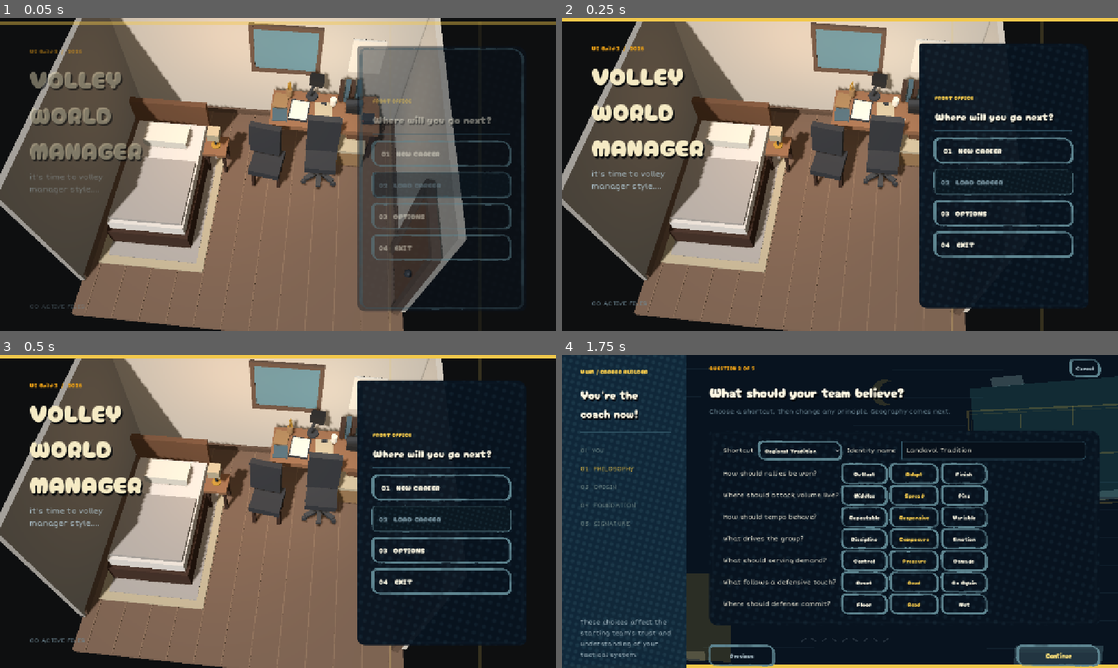
Above: before the commit, frames 1-4 (two rows, left to right).
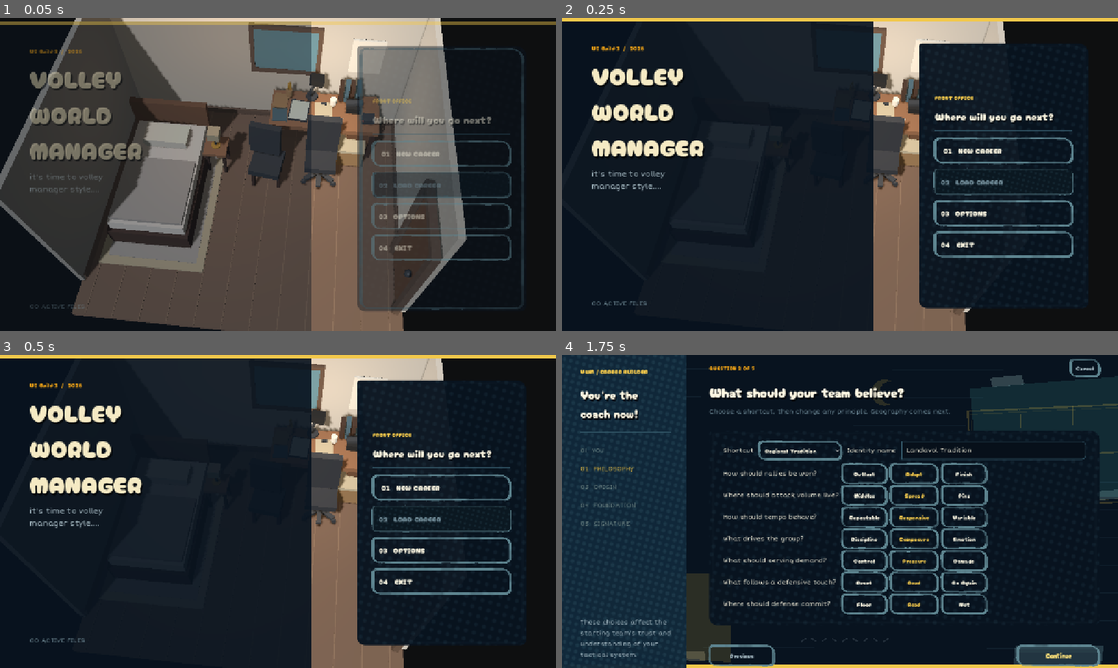
Above: after the commit, the same moments.

Repository: iracarranza/volley-world-manager
Game: Godot game, scene res://scenes/application.tscn
Same seed, same stepped clock (60 frames per second), same inputs: the game is played once before the commit and once after it.
Inputs:
- Up to frame 1 (0.05 s): no input
- Up to frame 2 (0.25 s): no input
- Up to frame 3 (0.5 s): no input
- Up to frame 4 (1.75 s): click "01 NEW CAREER" at 0.5 s; click "Continue" at 1.25 s

The runs differ from the first frame. In frame 1, 42% of the frame differs, in the area x 0-56%, y 1-100%; in frame 2, 45%, in the area x 0-87%, y 1-100%; in frame 3, 45%; in frame 4, nothing differs.
Error before the commit: Invalid assignment of property or key 'visible' with value of type 'bool' on a base object of type 'null instance'. (res://scenes/screens/title_screen.gd:59)

Commit message:
Fix live title legacy backdrop lookup

Diff:
--- a/scenes/screens/title_screen.gd
+++ b/scenes/screens/title_screen.gd
@@ -52,12 +52,7 @@
 func _install_live_office_overlay() -> void:
 	# No second title-room representation. The persistent OfficeShell is already
 	# underneath this Control in Application. Everything here is UI laid over it.
-	if desk_surface != null:
-		desk_surface.visible = false
-	%Background.visible = false
-	%CourtBand.visible = false
-	%CourtLineA.visible = false
-	%CourtLineB.visible = false
+	_hide_legacy_backdrop()
 	_brand_veil = ColorRect.new()
 	_brand_veil.name = "BrandVeil"
 	_brand_veil.mouse_filter = Control.MOUSE_FILTER_IGNORE
@@ -73,13 +68,20 @@
 
 
 func enforce_live_office_overlay() -> void:
+	_hide_legacy_backdrop()
+	_apply_overlay_palette()
+
+
+func _hide_legacy_backdrop() -> void:
+	# CourtLineA/B predate the live-office title and are ordinary child nodes, not
+	# unique-name nodes. Address them by their stable local paths rather than `%`
+	# so loading the real Application does not emit Node-not-found errors.
 	if desk_surface != null:
 		desk_surface.visible = false
-	%Background.visible = false
-	%CourtBand.visible = false
-	%CourtLineA.visible = false
-	%CourtLineB.visible = false
-	_apply_overlay_palette()
+	for path in ["Background", "CourtBand", "CourtLineA", "CourtLineB"]:
+		var legacy := get_node_or_null(path) as CanvasItem
+		if legacy != null:
+			legacy.visible = false
 
 
 func refresh_saves() -> void:
@@ -89,7 +91,7 @@
 		save_list.add_item("%s  /  %s" % [
 			metadata.get("career_name", "Career"),
 			metadata.get("organization_name", "Organization"),
-		])
+	])
 	load_menu_button.disabled = saves.is_empty()
 	load_selected_button.disabled = saves.is_empty()
 	delete_button.disabled = saves.is_empty()
